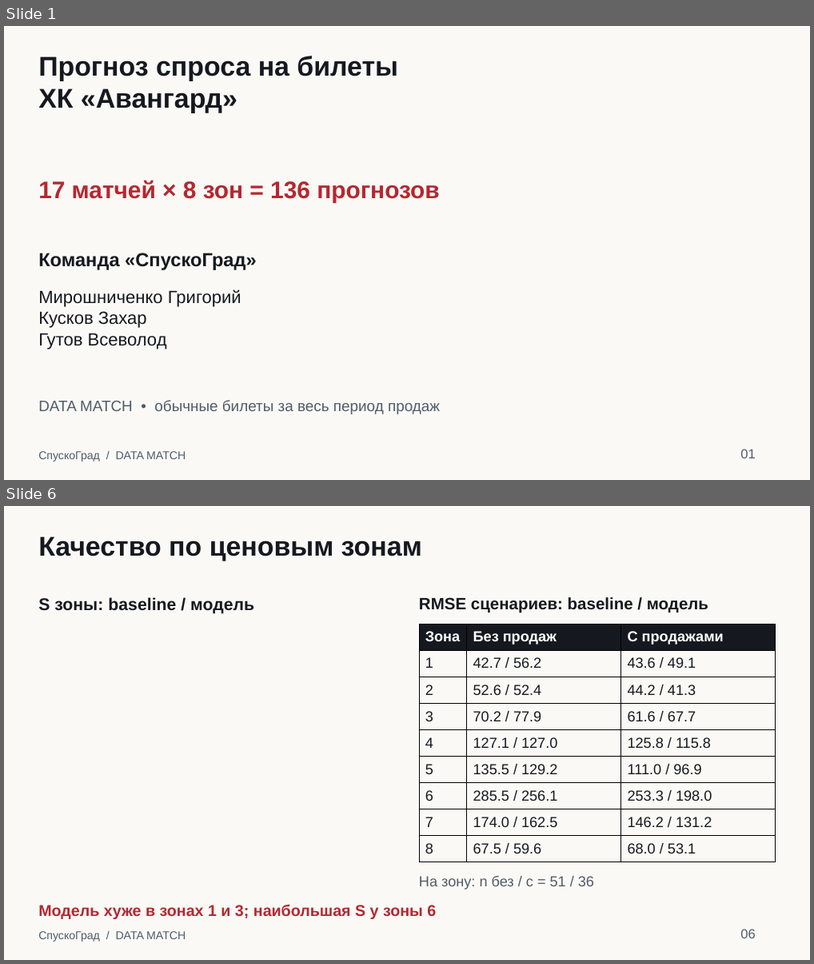
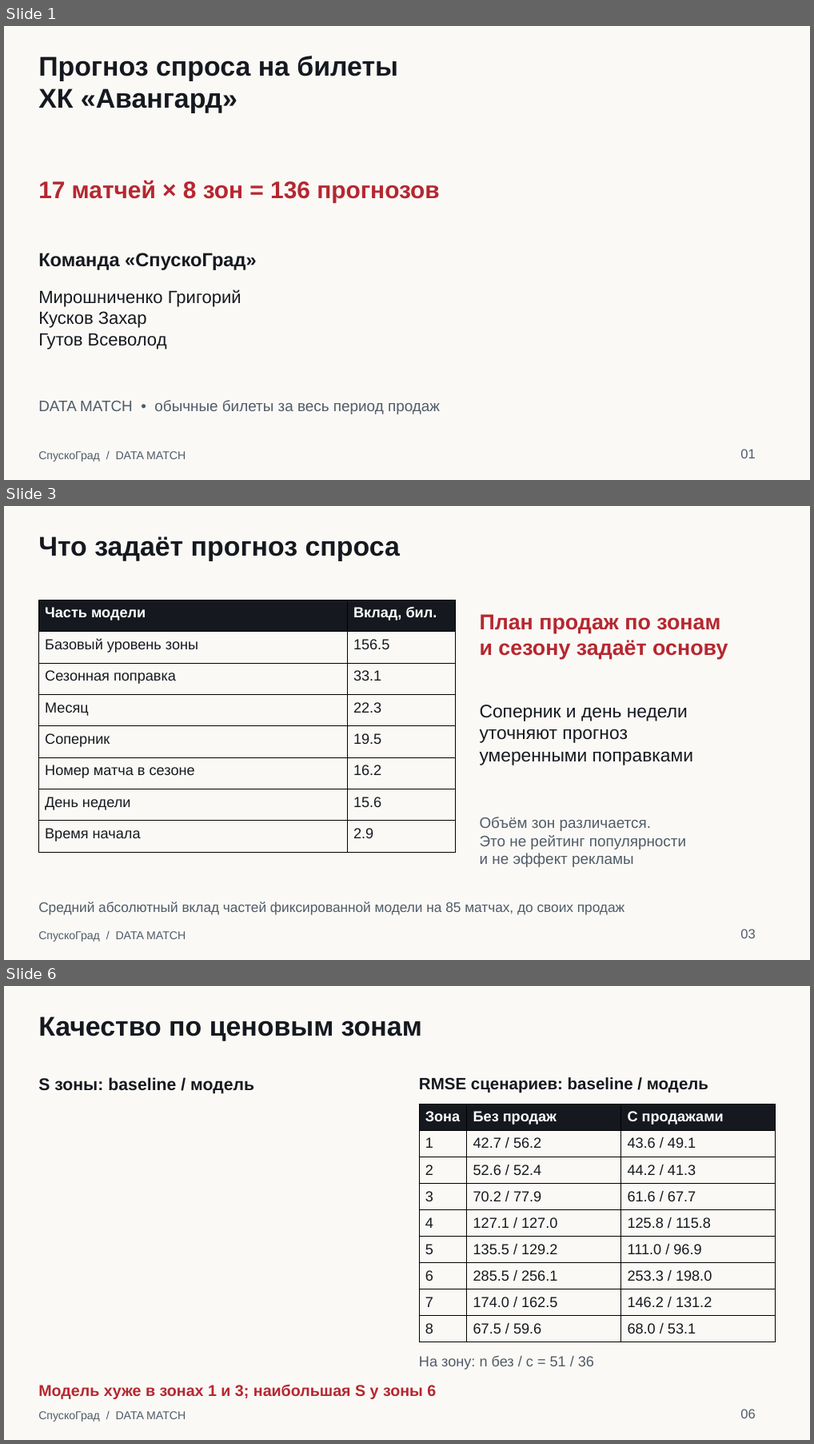
Before and after one commit to Mirr218/DATA-MATCH, a slide deck: outputs/submission/DATA_MATCH_SpuskoGrad.pptx. Shown one above the other, each under a label of ours: slides 1 and 6 before the commit, slides 1, 3 and 6 after it; the slides between them are not shown. The pictures are 814x964 and 814x1444 pixels, drawn with LibreOffice and Linux fonts; fonts in the diff are those of the drawing. Boxes give left, top, right and bottom in pixels: in the first picture for what was removed or moved away, otherwise in the second. Text is boxed around its words. In the diff, an @@ line names an element or a change of style, - is before the commit and + after.

```diff
--- a/outputs/submission/DATA_MATCH_SpuskoGrad.pptx
+++ b/outputs/submission/DATA_MATCH_SpuskoGrad.pptx
@@ slide 3 added at <box>4,506,810,960</box>, background #FAF9F6 @@
@@ text added at <box>38,536,400,561</box>, 32.2 pt, text #15191F, bold @@
+Что задаёт прогноз спроса
@@ table added at <box>38,600,455,852</box>, 8 rows, 2 columns @@
+Часть модели | Вклад, бил.
+Базовый уровень зоны | 156.5
+Сезонная поправка | 33.1
+Месяц | 22.3
+Соперник | 19.5
+Номер матча в сезоне | 16.2
+День недели | 15.6
+Время начала | 2.9
@@ text added at <box>480,614,728,659</box>, 25.5 pt, text #B62730, bold @@
+План продаж по зонам
+и сезону задаёт основу
@@ text added at <box>480,704,694,765</box>, 21.8 pt, text #15191F @@
+Соперник и день недели
+уточняют прогноз
+умеренными поправками
@@ text added at <box>480,816,686,867</box>, 18 pt, text #505C68 @@
+Объём зон различается.
+Это не рейтинг популярности
+и не эффект рекламы
@@ text added at <box>38,901,625,914</box>, 16.5 pt, text #505C68 @@
+Средний абсолютный вклад частей фиксированной модели на 85 матчах, до своих продаж
@@ text added at <box>38,931,186,941</box>, 13.5 pt, text #505C68 @@
+СпускоГрад / DATA MATCH
@@ text added at <box>741,928,755,938</box>, 15.8 pt, text #505C68 @@
+03
```
Also in this commit, not shown: 1 slide changed, 3 other slides added, 4 slides removed, 9 other files.
